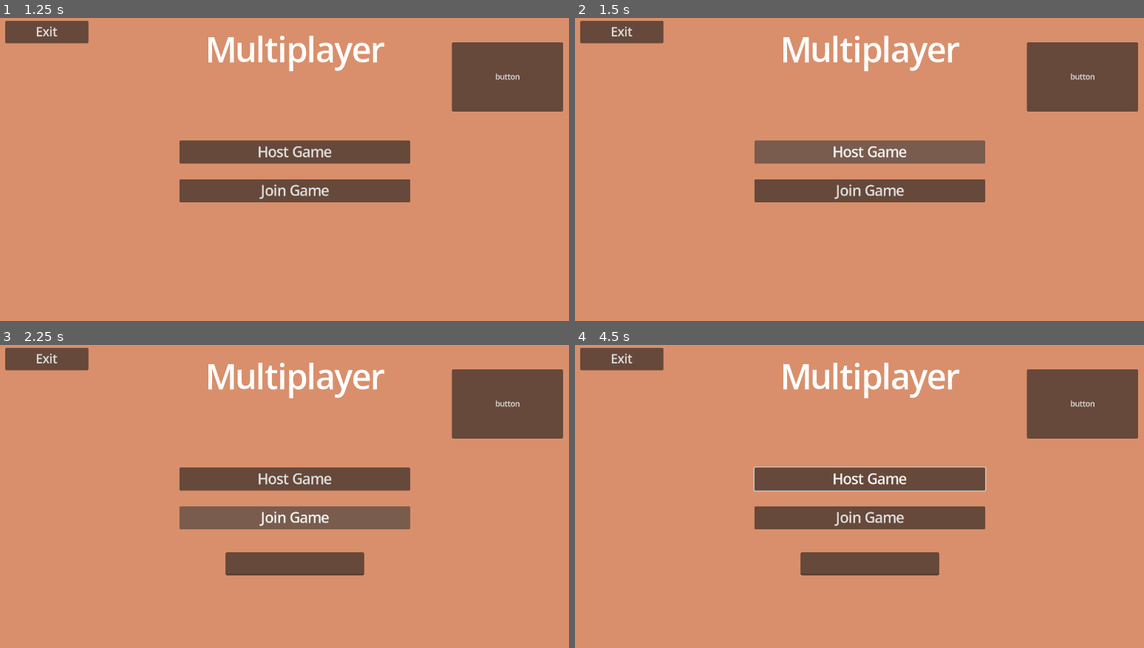
Above: before the commit, frames 1-4 (two rows, left to right).
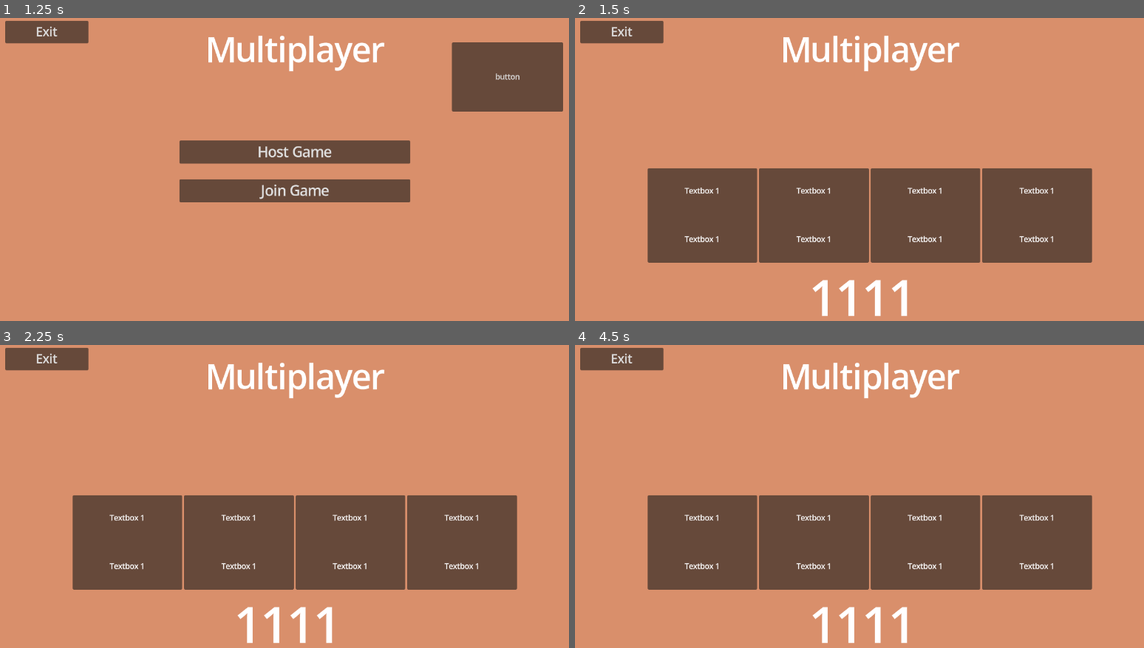
Above: after the commit, the same moments.

Repository: Rivmo/Super-Smash-Guys
Game: Godot game, scene res://scenes/main_menu_screen.tscn
Same seed, same stepped clock (60 frames per second), same inputs: the game is played once before the commit and once after it.
Inputs (mouse positions are in pixels of both pictures, inside the frame that each line leads up to):
- Up to frame 1 (1.25 s): click "Multiplayer" at 0.5 s
- Up to frame 2 (1.5 s): click "Host Game" at 1.25 s
- Up to frame 3 (2.25 s): click (295, 517) at 2 s, where only the run before the commit has a clickable "Join Game"
- Up to frame 4 (4.5 s): click (1081, 402) at 2.75 s, where only the run before the commit has a clickable "button"; tap Enter at 3.5 s; move the mouse to (1001, 493) at 3.52 s; hold Right (Right) from 3.53 s (still down); tap O (Attack) at 3.6 s; click (1001, 493) at 3.67 s; tap Up (Jump) at 3.77 s; move the mouse to (751, 526) at 4.27 s; tap Down (Crouch) at 4.35 s

Frame 1 is identical in both runs. In frame 2, 30% of the frame differs, in the area x 12-99%, y 8-99%; in frame 3, 28%; in frame 4, 28%.

Commit message:
multiplayer selections screen
hooked up the multiplayer selection screen

Diff:
--- /dev/null
+++ b/scenes/placeholder_multiplayer_lobby.gd
@@ -0,0 +1,6 @@
+extends Control
+
+
+
+func _on_exit_multiplayer_pressed() -> void:
+	NetworkManager.leave_game_load_menu()
--- a/scenes/placeholder_multiplayer_lobby.tscn
+++ b/scenes/placeholder_multiplayer_lobby.tscn
@@ -1,6 +1,7 @@
 [gd_scene format=3 uid="uid://dg6shi8eros0k"]
 
-[ext_resource type="Script" uid="uid://d2mp7uyq8ejy2" path="res://scripts/exit_multiplayer.gd" id="1_bwbv6"]
+[ext_resource type="Script" uid="uid://m37r4ppotmrm" path="res://scenes/placeholder_multiplayer_lobby.gd" id="1_qojf2"]
+[ext_resource type="Script" uid="uid://c2sua0rlp6uru" path="res://scripts/code_box.gd" id="2_qojf2"]
 
 [node name="Control" type="Control" unique_id=1290787588]
 layout_mode = 3
@@ -9,6 +10,7 @@
 anchor_bottom = 1.0
 grow_horizontal = 2
 grow_vertical = 2
+script = ExtResource("1_qojf2")
 
 [node name="ColorRect" type="ColorRect" parent="." unique_id=205190431]
 layout_mode = 1
@@ -147,6 +149,16 @@
 offset_bottom = 55.4
 theme_override_font_sizes/font_size = 26
 text = "Exit"
-script = ExtResource("1_bwbv6")
 
-[connection signal="pressed" from="Exit_Multiplayer" to="Exit_Multiplayer" method="_on_pressed"]
+[node name="code_box" type="Label" parent="." unique_id=1767906684]
+layout_mode = 0
+offset_left = 451.0
+offset_top = 532.0
+offset_right = 794.0
+offset_bottom = 687.0
+theme_override_font_sizes/font_size = 100
+horizontal_alignment = 1
+vertical_alignment = 1
+script = ExtResource("2_qojf2")
+
+[connection signal="pressed" from="Exit_Multiplayer" to="." method="_on_exit_multiplayer_pressed"]
--- /dev/null
+++ b/scripts/code_box.gd
@@ -0,0 +1,4 @@
+extends Label
+
+func _ready() -> void:
+	text = str(NetworkManager.Server_Port)
--- a/scripts/join_text_box.gd
+++ b/scripts/join_text_box.gd
@@ -6,13 +6,18 @@
 
 func _on_join_pressed() -> void:
 	visible = true
-	NetworkManager.create_client()
 
 func _on_host_pressed() -> void:
 	NetworkManager.create_server()
+	NetworkManager.lobby_join()
 
 func _on_text_submitted(text: String) -> void:
+	var code := NetworkManager.Server_Port
 	print(text)
+	print(code)
+	if int(text) == code:
+		NetworkManager.lobby_join()
+		NetworkManager.create_client()
 
 func _on_button_pressed() -> void:
 	_send_test_message.rpc("hi")
--- a/scripts/network/network_manager.gd
+++ b/scripts/network/network_manager.gd
@@ -2,8 +2,8 @@
 
 # multiplayer
 # "get_tree().get_multiplayer()." is the same as "multiplayer."
+var Server_Port : int = 1111
 
-var Server_Port : int = 1111
 
 func create_server():
 	var enet_network_peer: ENetMultiplayerPeer = ENetMultiplayerPeer.new()
@@ -24,4 +24,26 @@
 
 func _server_disconnect():
 	print("server disconnected")
+	leave_game_load_menu()
+
+func lobby_join():
+	print("joined lobby")
+	get_tree().call_deferred(&"change_scene_to_packed", preload("res://scenes/placeholder_multiplayer_lobby.tscn"))
+
+
+func _lobby_leave():
+	print("joined lobby")
+	get_tree().call_deferred(&"change_scene_to_packed", preload("res://scenes/Multiplayer_select_screen.tscn"))
+
+func _leave_game():
 	get_tree().get_multiplayer().multiplayer_peer = null
+
+func leave_game_load_menu():
+	print("Terminated connection")
+	_lobby_leave()
+	_leave_game()
+	_dissconnect_cilent()
+
+func _dissconnect_cilent():
+	if get_tree().get_multiplayer().server_disconnected.has_connections():
+		get_tree().get_multiplayer().server_disconnected.disconnect(_server_disconnect)
Not shown, added: scenes/placeholder_multiplayer_lobby.gd.uid
Not shown, added: scripts/code_box.gd.uid
